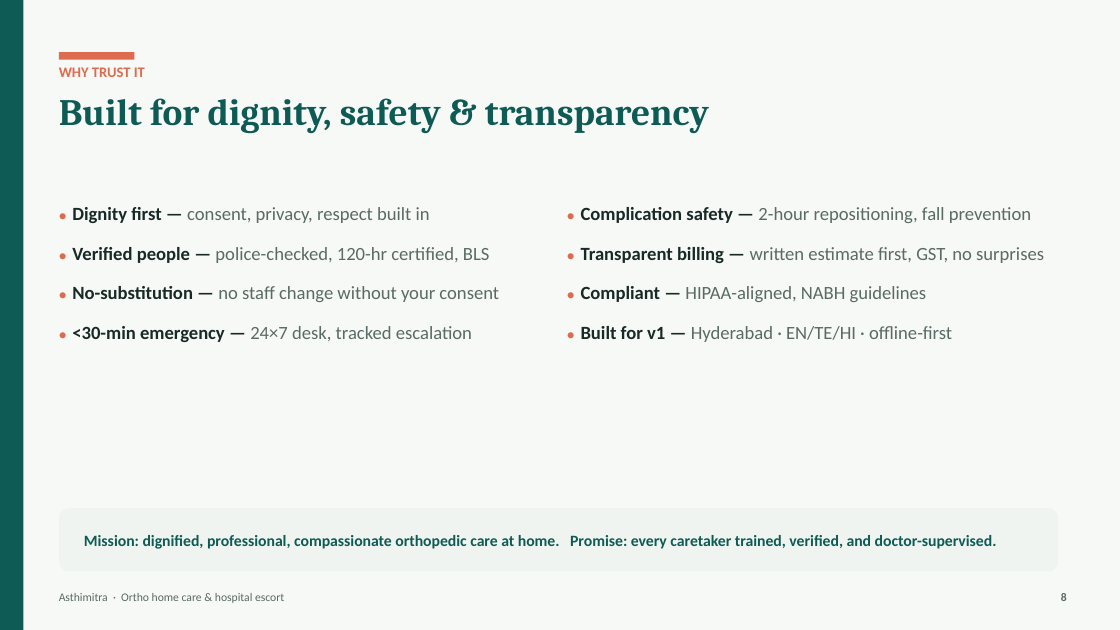
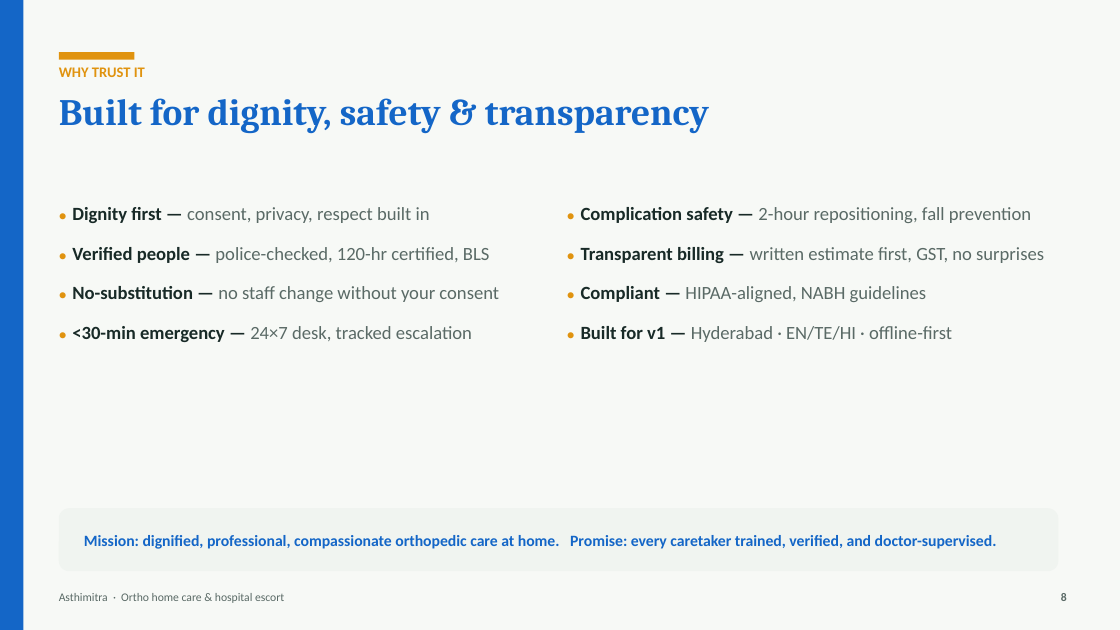
Before and after one commit to santoshkrishna-cx/OrthoApp, a slide deck: slide 8 of Asthimitra_Overview.pptx. Drawn at 1120x630 pixels with LibreOffice and Linux fonts; fonts in the diff are those of the drawing. Boxes give left, top, right and bottom in pixels: in the first picture for what was removed or moved away, otherwise in the second. Text is boxed around its words. In the diff, an @@ line names an element or a change of style, - is before the commit and + after.

```diff
--- a/Asthimitra_Overview.pptx
+++ b/Asthimitra_Overview.pptx
@@ rectangle at <box>0,0,24,630</box>: fill #0E5A54 to #1466C7 @@
@@ rectangle at <box>59,52,134,60</box>: fill #DC6B4F to #E0930F @@
@@ text "WHY TRUST IT" at <box>59,67,145,77</box>: text colour #DC6B4F to #E0930F @@
@@ text "Built for dignity, safety & ..." at <box>59,98,709,134</box>: text colour #0E5A54 to #1466C7 @@
@@ text "● Dignity first — consent, ..." at <box>72,207,499,342</box>: text colour #DC6B4F to #E0930F in "●", "●", "●", "●" @@
@@ text "● Complication safety — 2-hour ..." at <box>581,207,1044,342</box>: text colour #DC6B4F to #E0930F in "●", "●", "●", "●" @@
@@ text "Mission: dignified, professional, compassionate orthopedic ..." at <box>84,535,997,549</box>: text colour #0E5A54 to #1466C7 @@
```
Also in this commit, not shown: 7 other slides changed, 6 other files.
